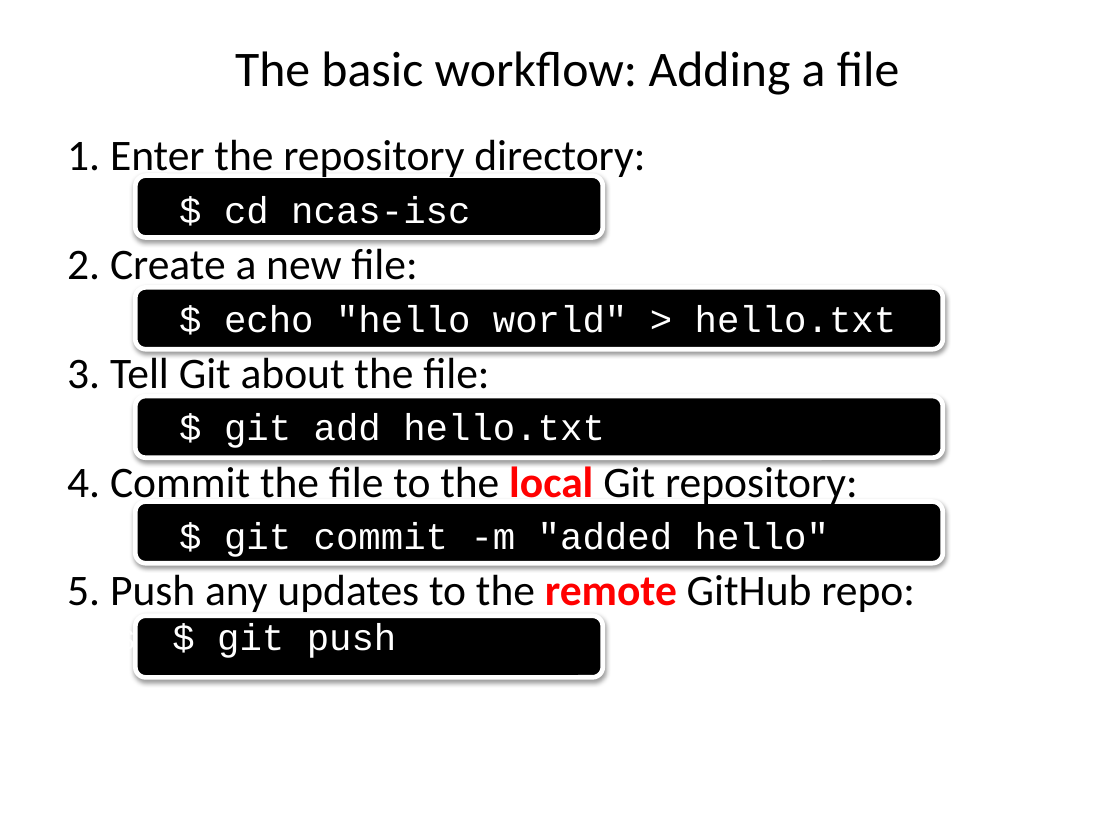
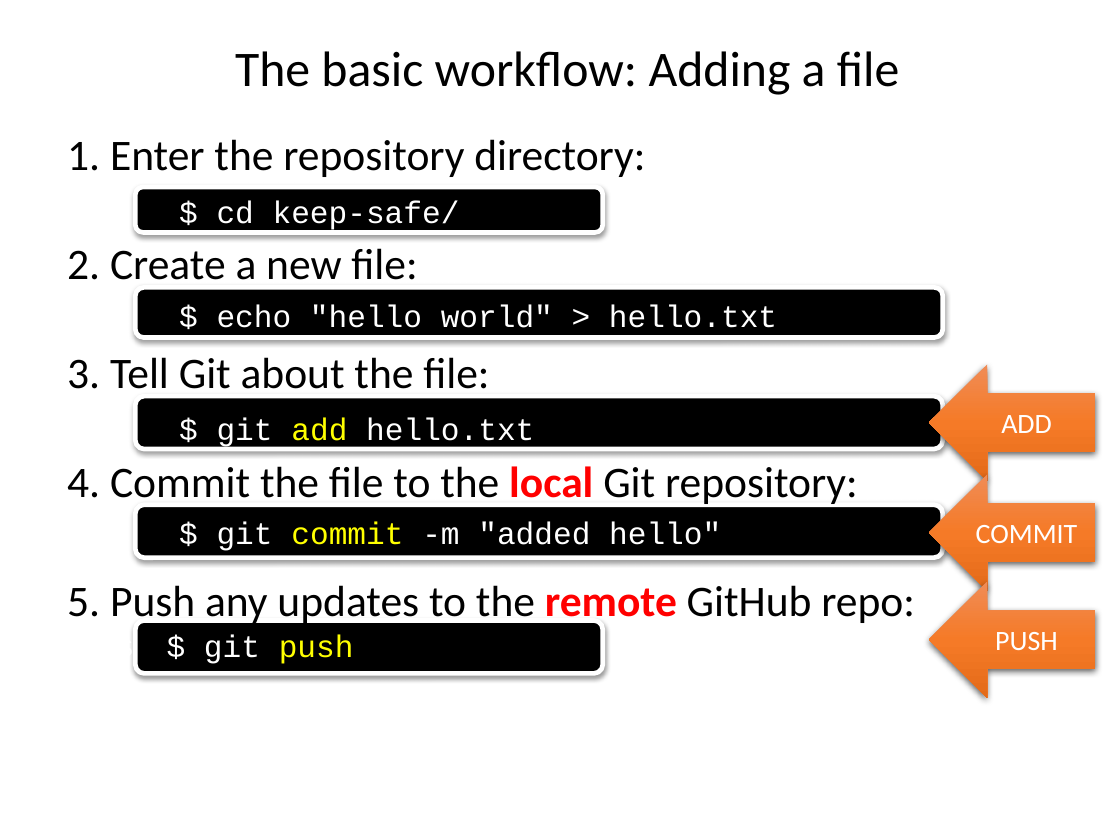
Before and after one commit to ncasuk/ncas-isc, a slide deck: slide 23 of version_control/presentations/01_git_intro.pptx (slide 22 before the commit). Drawn at 1120x840 pixels with LibreOffice and Linux fonts; fonts in the diff are those of the drawing; background and template pictures are left out. Boxes give left, top, right and bottom in pixels: in the first picture for what was removed or moved away, otherwise in the second. Text is boxed around its words. In the diff, an @@ line names an element or a change of style, - is before the commit and + after.

```diff
--- a/version_control/presentations/01_git_intro.pptx
+++ b/version_control/presentations/01_git_intro.pptx
@@ rounded rectangle: place and size @@
-rounded rectangle at (136,176,603,237)
+rounded rectangle at (136,187,603,233)
@@ text at (217,200,460,231): text changed; size 24 to 20 pt @@
-$ cd ncas-isc
+$ cd keep-safe/
@@ rounded rectangle: place and size @@
-rounded rectangle at (136,288,943,349)
+rounded rectangle at (136,288,943,338)
@@ text at (204,304,777,664): size 24 to 20 pt in "$ echo "hello world" > hello.txt", "$ git add hello.txt", "$ git commit -m "added hello"", "$ git push"; text colour #FFFFFF to #FFFF00 in "add", "commit", "push"; size 20 to 18 pt in "$" @@
@@ right arrow added at (928,364,1094,480), fill gradient #F18C57 to #F67B28 to #E56C19, 18 pt, text #FFFFFF @@
+ADD
@@ rounded rectangle: place and size @@
-rounded rectangle at (136,396,943,458)
+rounded rectangle at (136,396,943,449)
@@ right arrow added at (928,475,1094,591), fill gradient #F18C57 to #F67B28 to #E56C19, 18 pt, text #FFFFFF @@
+COMMIT
@@ rounded rectangle: place and size @@
-rounded rectangle at (136,502,943,563)
+rounded rectangle at (136,505,943,558)
@@ right arrow added at (928,581,1094,698), fill gradient #F18C57 to #F67B28 to #E56C19, 18 pt, text #FFFFFF @@
+PUSH
@@ rounded rectangle: place and size @@
-rounded rectangle at (136,616,603,678)
+rounded rectangle at (136,620,603,673)
```
Also in this commit, not shown: 18 other slides changed, 1 slide added, 4 other files.
